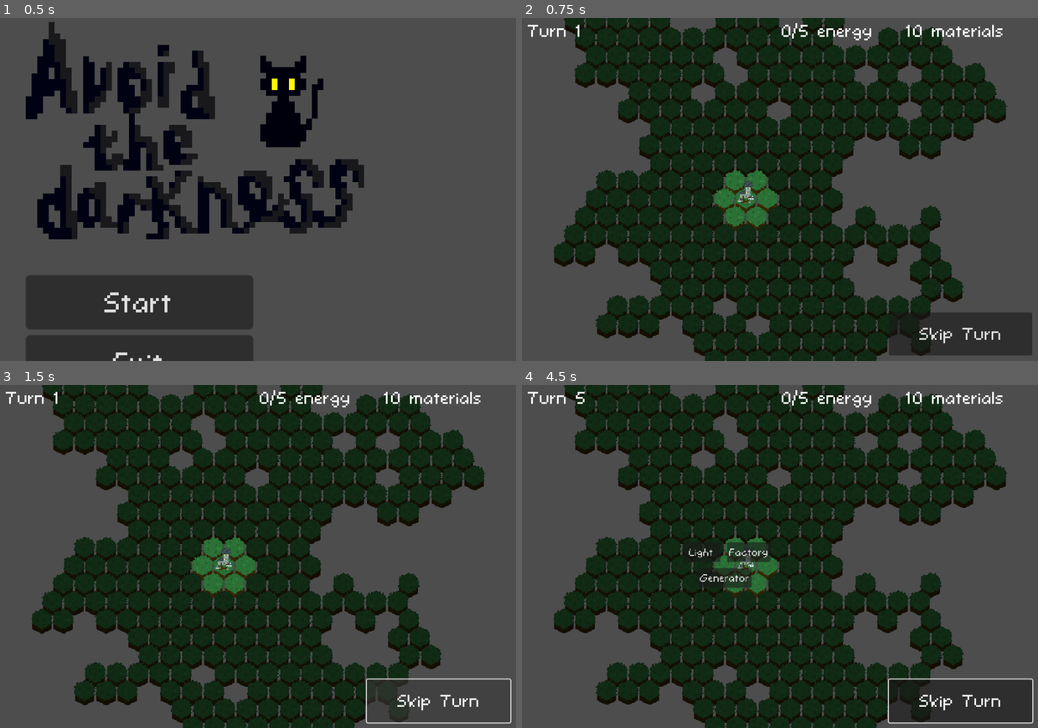
Above: before the commit, frames 1-4 (two rows, left to right).
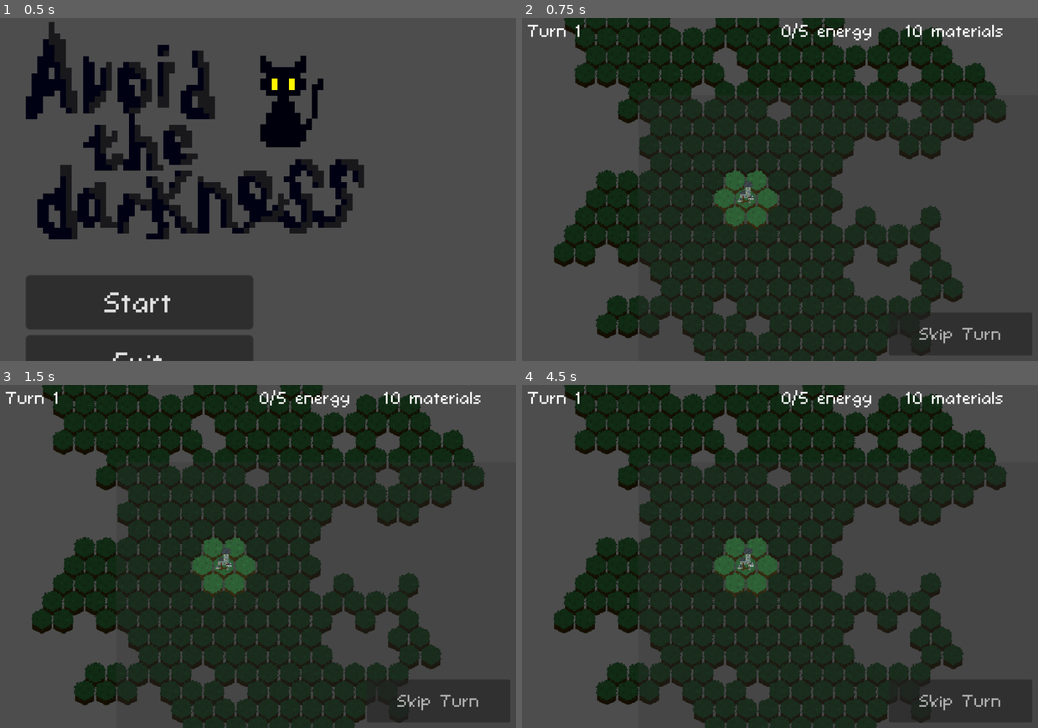
Above: after the commit, the same moments.

Repository: KlaimP/GameJam2.0
Game: Godot game, scene res://menu.tscn
Two runs of this game, one before a commit and one after it. Both use one fixed random seed, a clock stepped at 60 frames per second and the inputs below.
Inputs (mouse positions are in pixels of both pictures, inside the frame that each line leads up to):
- Up to frame 1 (0.5 s): no input
- Up to frame 2 (0.75 s): click "Start" at 0.5 s
- Up to frame 3 (1.5 s): click "Skip Turn" at 1.25 s
- Up to frame 4 (4.5 s): click "Skip Turn" at 2 s; click "Skip Turn" at 2.75 s; tap Enter at 3.5 s; move the mouse to (743, 566) at 3.52 s; tap Mouse wheel up (cam_zoom_in) at 3.6 s; click (743, 566) at 3.67 s; tap Space at 4.25 s; move the mouse to (712, 566) at 4.27 s; tap Mouse wheel down (cam_zoom_out) at 4.35 s; click (712, 566) at 4.42 s

Frame 1 is identical in both runs. In frame 2, 0.2% of the frame differs, in the area x 41-93%, y 49-95%; in frame 3, 0.7%; in frame 4, 1.3%, in the area x 10-100%, y 1-99%.

Commit message:
погоди

Diff:
--- a/camera.gd
+++ b/camera.gd
@@ -21,6 +21,7 @@
 @onready var labelMaterial: Label = $UI/Materials
 @onready var labelTurn: Label = $UI/TurnLabel
 @onready var buildMenu = $"../BuildMenu"
+@onready var pauseMenu = $UI/PauseMenu
 var buttonSkipTurnPos: Vector2 = Vector2(190, 215)
 var labelEnegrgyPos: Vector2 = Vector2(0, -300)
 var labelMaterialPos: Vector2 = Vector2(220, -300)
@@ -45,6 +46,7 @@
 	labelMaterial.position = labelMaterialPos * backZoom
 	labelTurn.scale = backZoom
 	labelTurn.position = labelTurnPos * backZoom
+	pauseMenu.scale = backZoom
 
 func set_edges(arr: Array):
 	var posVec = arr[0]
--- a/components/Castle.gd
+++ b/components/Castle.gd
@@ -55,7 +55,7 @@
 func take_energy():
 	consumedEnergy = 0
 	for consumer in energyConsumers:
-		if consumedEnergy + consumer.neededEnergy > maxEnergy: break
+		if consumedEnergy + consumer.neededEnergy > maxEnergy: continue
 		consumedEnergy += consumer.neededEnergy
 		consumer.work()
 
--- a/main.tscn
+++ b/main.tscn
@@ -74,6 +74,13 @@
 text = "Skip Turn"
 script = ExtResource("4_qmleu")
 
+[node name="PauseMenu" type="ColorRect" parent="Camera2D/UI"]
+offset_left = -450.0
+offset_top = -300.0
+offset_right = 450.0
+offset_bottom = 300.0
+color = Color(0.207843, 0.207843, 0.207843, 0.278431)
+
 [node name="Map" type="Node2D" parent="."]
 script = ExtResource("1_n1bfs")
 
